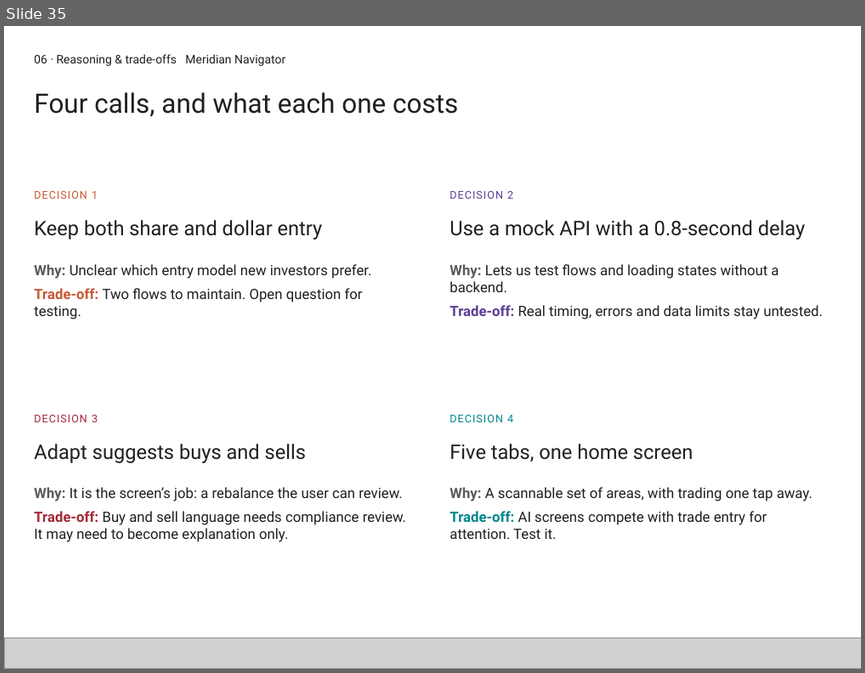
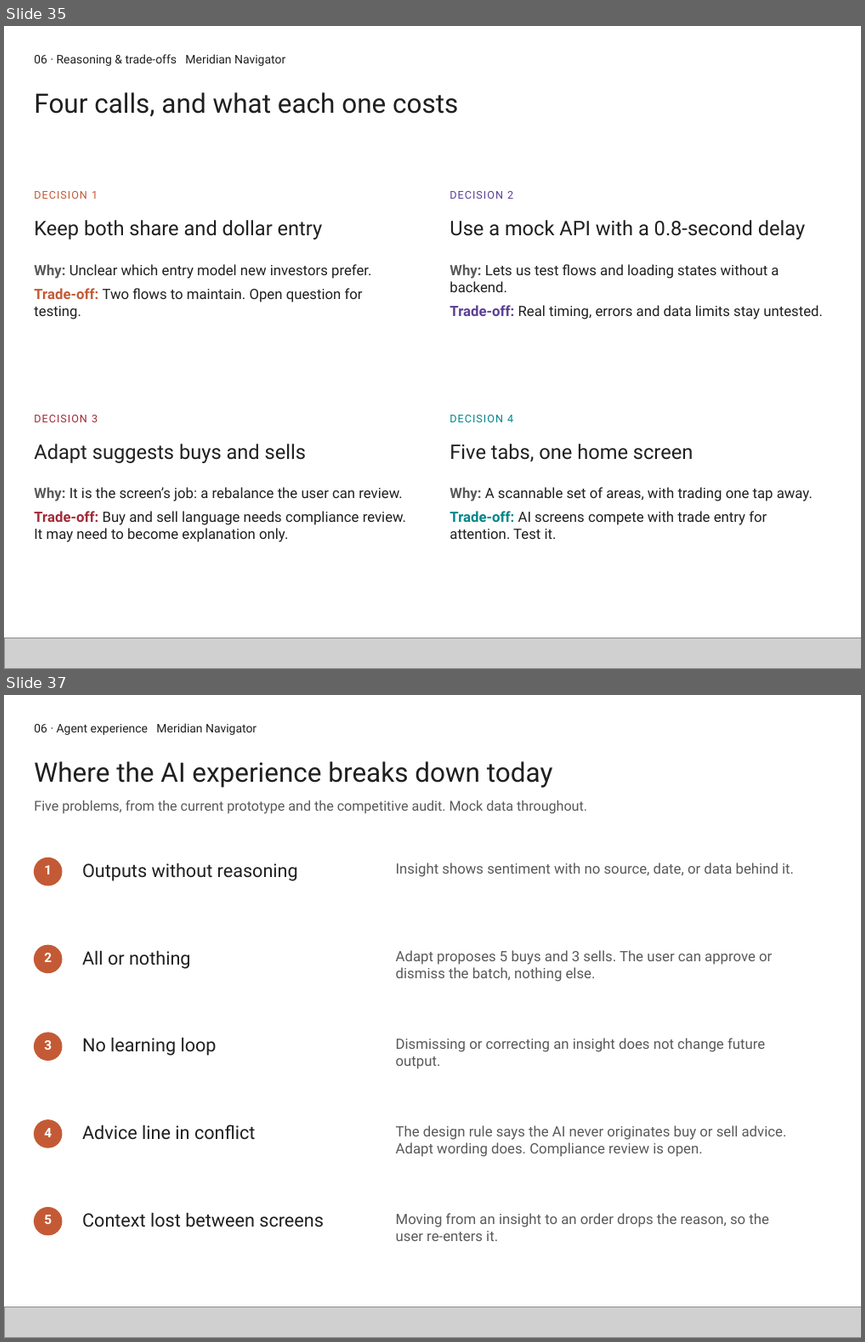
Before and after one commit to CHUNKY21/portfolio-export, a slide deck: Portfolio-Core.pptx. Shown one above the other, each under a label of ours: slide 35 before the commit, slides 35 and 37 after it; the slides between them are not shown. The pictures are 865x673 and 865x1342 pixels, drawn with LibreOffice and Linux fonts; fonts in the diff are those of the drawing; grey boxes stand for pictures. Boxes give left, top, right and bottom in pixels: in the first picture for what was removed or moved away, otherwise in the second. Text is boxed around its words. In the diff, an @@ line names an element or a change of style, - is before the commit and + after.

```diff
--- a/Portfolio-Core.pptx
+++ b/Portfolio-Core.pptx
@@ slide 37 added at (4,695,861,1338), background #FFFFFF @@
@@ text added at (34,723,256,735), 14.2 pt, text #1F1F1F @@
+06 · Agent experience Meridian Navigator
@@ text added at (34,761,553,788), 32 pt, text #1F1F1F @@
+Where the AI experience breaks down today
@@ text added at (34,800,587,814), 16.4 pt, text #595959 @@
+Five problems, from the current prototype and the competitive audit. Mock data throughout.
@@ ellipse added at (34,857,62,885), fill #C45A35, outline #C45A35 1 pt @@
@@ text added at (44,865,52,874), 15.6 pt, text #FFFFFF, bold @@
+1
@@ text added at (82,862,298,881), 22 pt, text #1F1F1F @@
+Outputs without reasoning
@@ text added at (396,862,794,877), 17 pt, text #595959 @@
+Insight shows sentiment with no source, date, or data behind it.
@@ ellipse added at (34,945,62,973), fill #C45A35, outline #C45A35 1 pt @@
@@ text added at (44,953,52,962), 15.6 pt, text #FFFFFF, bold @@
+2
@@ text added at (82,950,191,969), 22 pt, text #1F1F1F @@
+All or nothing
@@ text added at (396,950,772,981), 17 pt, text #595959 @@
+Adapt proposes 5 buys and 3 sells. The user can approve or dismiss the batch, nothing else.
@@ ellipse added at (34,1032,62,1061), fill #C45A35, outline #C45A35 1 pt @@
@@ text added at (44,1040,52,1049), 15.6 pt, text #FFFFFF, bold @@
+3
@@ text added at (82,1037,216,1055), 22 pt, text #1F1F1F @@
+No learning loop
@@ text added at (396,1038,765,1069), 17 pt, text #595959 @@
+Dismissing or correcting an insight does not change future output.
@@ ellipse added at (34,1120,62,1147), fill #C45A35, outline #C45A35 1 pt @@
@@ text added at (44,1128,52,1137), 15.6 pt, text #FFFFFF, bold @@
+4
@@ text added at (82,1124,256,1140), 22 pt, text #1F1F1F @@
+Advice line in conflict
@@ text added at (396,1125,787,1157), 17 pt, text #595959 @@
+The design rule says the AI never originates buy or sell advice. Adapt wording does. Compliance review is open.
@@ ellipse added at (34,1208,62,1235), fill #C45A35, outline #C45A35 1 pt @@
@@ text added at (44,1214,52,1224), 15.6 pt, text #FFFFFF, bold @@
+5
@@ text added at (82,1212,324,1227), 22 pt, text #1F1F1F @@
+Context lost between screens
@@ text added at (396,1213,769,1241), 17 pt, text #595959 @@
+Moving from an insight to an order drops the reason, so the user re-enters it.
@@ picture added at (4,1306,861,1338) @@
```
Also in this commit, not shown: 1 slide changed, 5 other slides added, 4 other files.
